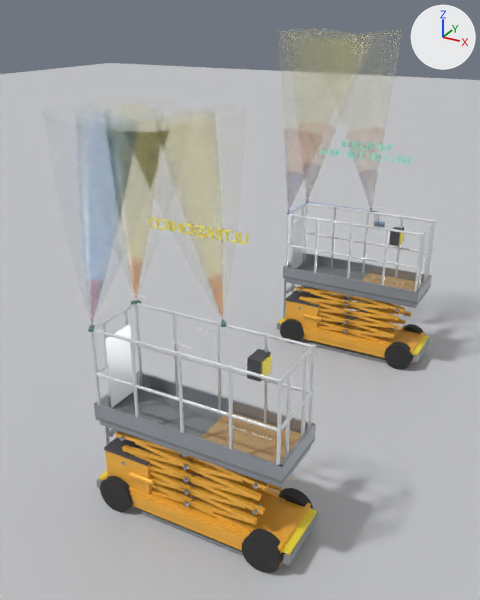
A saved change to the Blender file SJIII_3226_anti_esmagamento.blend.
One viewpoint serves both versions: a camera (50 mm lens) standing at (3.05, -4.76, 5.0) and looking at (-0.52, 1.73, 1.75). The axes (+X, +Y, +Z) are drawn at upper right. The lights are the same throughout. The first picture is the older version.

The first picture shows 'Chassis', 'Entry_Gate', 'Ground', 'Platform_Deck', 'Toe_L', 'Toe_R', 'Volume_Envelope_Central', 'Volume_Envelope_Direito', 'Volume_Envelope_Esquerdo', 'Volume_ToF_Amarelo_Central', 'Volume_ToF_Amarelo_Direito', 'Zona_Extensao_Deck' and 118 more.
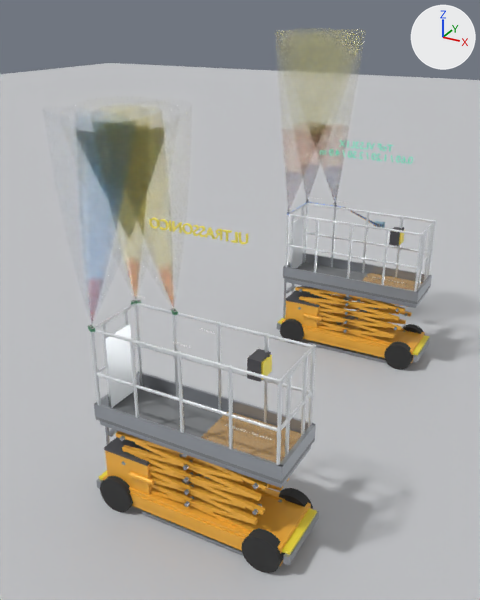
Not drawn themselves, but carrying or shaping drawn objects: ob_grupo_sensor_esquerdo, ob_grupo_sensor_central, ob_grupo_sensor_direito, ob_grupo_sensor_tof_esquerdo, ob_grupo_sensor_tof_central, ob_grupo_sensor_tof_direito.

The change, as a diff of the scene's bpy script:
```diff
--- a/SJIII_3226_anti_esmagamento.blend.py
+++ b/SJIII_3226_anti_esmagamento.blend.py
@@ ob_grupo_sensor_esquerdo @@
 ob_grupo_sensor_esquerdo.location = (-1.015, 0.355, 2.16)
-ob_grupo_sensor_esquerdo.rotation_euler = (0.0, -1.414, -0.588)  # degrees (0, -81, -34)
+ob_grupo_sensor_esquerdo.rotation_euler = (0.0, -1.414, -0.974)  # degrees (0, -81, -56)
 ob_grupo_sensor_esquerdo.hide_viewport = True
@@ ob_grupo_sensor_central @@
 ob_grupo_sensor_central.location = (-1.015, -0.355, 2.16)
-ob_grupo_sensor_central.rotation_euler = (0.0, -1.414, 0.588)  # degrees (0, -81, 34)
+ob_grupo_sensor_central.rotation_euler = (0.0, -1.414, 0.974)  # degrees (0, -81, 56)
 ob_grupo_sensor_central.hide_viewport = True
@@ ob_grupo_sensor_direito @@
 ob_grupo_sensor_direito.parent = ob_sjiii_3226_root
-ob_grupo_sensor_direito.location = (0.05, 0.355, 2.16)
-ob_grupo_sensor_direito.rotation_euler = (0.0, -1.414, -2.554)  # degrees (0, -81, -146)
+ob_grupo_sensor_direito.location = (-0.533, 0.355, 2.16)
+ob_grupo_sensor_direito.rotation_euler = (0.0, -1.414, -2.167)  # degrees (0, -81, -124)
 ob_grupo_sensor_direito.hide_viewport = True
@@ ob_grupo_sensor_tof_esquerdo @@
 ob_grupo_sensor_tof_esquerdo.location = (-1.015, 0.355, 2.16)
-ob_grupo_sensor_tof_esquerdo.rotation_euler = (0.157, 0.0, 0.983)  # degrees (9, 0, 56)
+ob_grupo_sensor_tof_esquerdo.rotation_euler = (0.157, 0.0, 0.596)  # degrees (9, 0, 34)
@@ ob_grupo_sensor_tof_central @@
 ob_grupo_sensor_tof_central.location = (-1.015, -0.355, 2.16)
-ob_grupo_sensor_tof_central.rotation_euler = (0.157, 0.0, 2.159)  # degrees (9, 0, 124)
+ob_grupo_sensor_tof_central.rotation_euler = (0.157, 0.0, 2.545)  # degrees (9, 0, 146)
@@ ob_grupo_sensor_tof_direito @@
 ob_grupo_sensor_tof_direito.parent = ob_sjiii_3226_tof_root
-ob_grupo_sensor_tof_direito.location = (0.05, 0.355, 2.16)
-ob_grupo_sensor_tof_direito.rotation_euler = (0.157, 0.0, -0.983)  # degrees (9, 0, -56)
+ob_grupo_sensor_tof_direito.location = (-0.533, 0.355, 2.16)
+ob_grupo_sensor_tof_direito.rotation_euler = (0.157, 0.0, -0.596)  # degrees (9, 0, -34)
```

Pixel boxes (x1, y1, x2, y2) of what changed, in the pictures (480 x 600 px):
'Volume_Envelope_Direito', moved, turned
    before: (137, 104, 246, 320)
    after: (125, 99, 192, 309)
'Volume_Envelope_Central', turned
    before: (43, 105, 156, 325)
    after: (43, 106, 139, 325)
'Volume_ToF_Amarelo_Direito', moved, turned
    before: (336, 30, 402, 210)
    after: (317, 29, 366, 202)
'Volume_ToF_Amarelo_Central', turned
    before: (279, 30, 349, 208)
    after: (275, 30, 345, 211)
'Volume_Envelope_Esquerdo', turned
    before: (73, 96, 193, 299)
    after: (59, 96, 181, 299)
'Volume_ToF_Vermelho_Central', turned
    before: (284, 130, 322, 211)
    after: (282, 130, 321, 208)
'Volume_Leitura_Direito', moved, turned
    before: (155, 110, 216, 131)
    after: (103, 107, 163, 126)
'Volume_ToF_Amarelo_Esquerdo', turned
    before: (289, 28, 356, 200)
    after: (286, 28, 335, 199)
'Volume_ToF_Vermelho_Direito', moved, turned
    before: (346, 131, 385, 209)
    after: (316, 129, 349, 204)
'Volume_Leitura_Esquerdo', turned
    before: (104, 104, 163, 132)
    after: (90, 105, 150, 118)
'Volume_Leitura_Central', turned
    before: (76, 112, 139, 132)
    after: (75, 111, 137, 125)
'Volume_ToF_Vermelho_Esquerdo', turned (mostly hidden)
    before: (305, 131, 336, 197)
    after: (303, 148, 320, 198)
'Volume_ToF_Bloqueio_Direito', moved, turned
    before: (359, 173, 377, 205)
    after: (324, 169, 342, 203)
'Volume_ToF_Bloqueio_Central', turned
    before: (286, 173, 304, 212)
    after: (285, 172, 304, 212)
'Volume_ToF_Bloqueio_Esquerdo', turned
    before: (304, 169, 320, 199)
    after: (303, 169, 318, 200)
'Sensor_Ultrassonico_Direito', moved, turned
    before: (221, 320, 226, 327)
    after: (170, 308, 178, 315)
'Sensor_Ultrassonico_Central', turned
    before: (88, 326, 94, 332)
    after: (88, 325, 95, 332)
'Sensor_Ultrassonico_Esquerdo', turned
    before: (131, 301, 141, 304)
    after: (131, 300, 141, 305)
